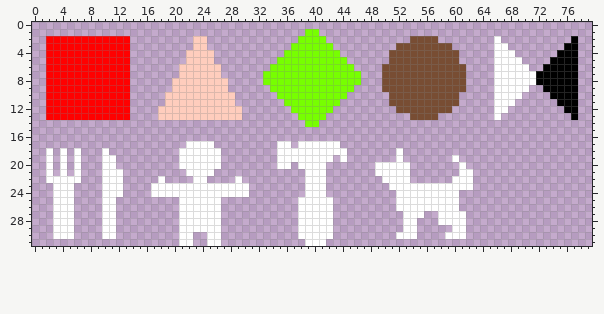
Sprite sheet: Assets/Graphics/Attributes/Attributes.png. The picture above is the old version.
The file is 80x32 pixels.
Now the later version:
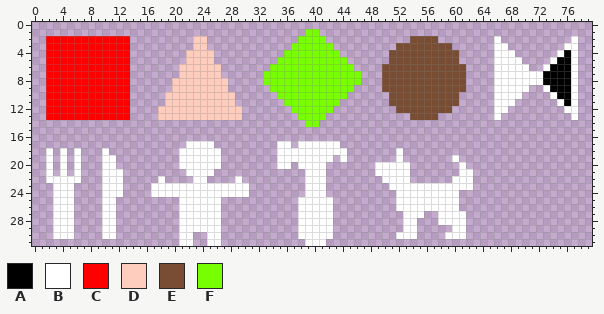
Palette (. is transparent): A #000000  B #ffffff  C #ff0000  D #ffcdbd  E #784d33  F #77ff00
The exact change:
{"y":2,"x":77,"old":"A","new":"B"}
{"y":3,"x":76,"old":"AA","new":"BB"}
{"y":4,"x":75,"old":"A","new":"B"}
{"y":4,"x":77,"old":"A","new":"B"}
{"y":5,"x":74,"old":"A","new":"B"}
{"y":5,"x":77,"old":"A","new":"B"}
{"y":6,"x":73,"old":"A","new":"B"}
{"y":6,"x":77,"old":"A","new":"B"}
{"y":7,"x":72,"old":"A","new":"B"}
{"y":7,"x":77,"old":"A","new":"B"}
{"y":8,"x":72,"old":"A","new":"B"}
{"y":8,"x":77,"old":"A","new":"B"}
{"y":9,"x":73,"old":"A","new":"B"}
{"y":9,"x":77,"old":"A","new":"B"}
{"y":10,"x":74,"old":"A","new":"B"}
{"y":10,"x":77,"old":"A","new":"B"}
{"y":11,"x":75,"old":"A","new":"B"}
{"y":11,"x":77,"old":"A","new":"B"}
{"y":12,"x":76,"old":"AA","new":"BB"}
{"y":13,"x":77,"old":"A","new":"B"}
